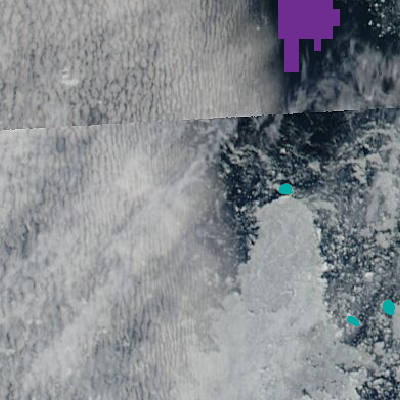
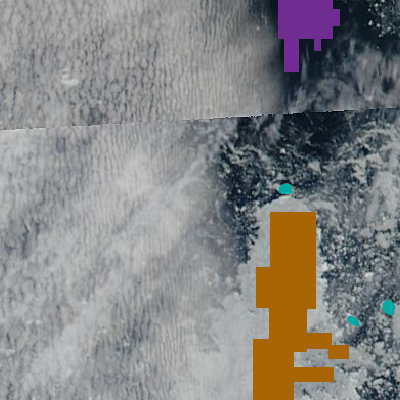
Layers edited between the first and the second 400×400 image:
added layer "ice samples" (2nd of 2) above "Layer 3" over [253, 212, 349, 400]
